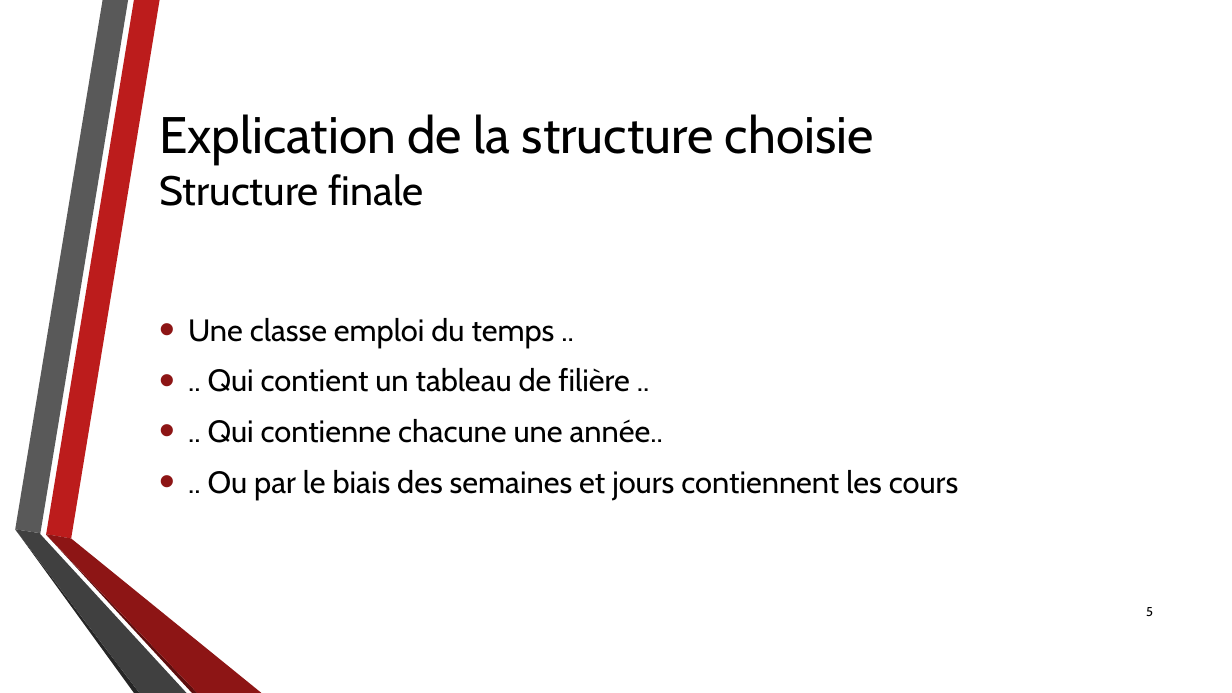
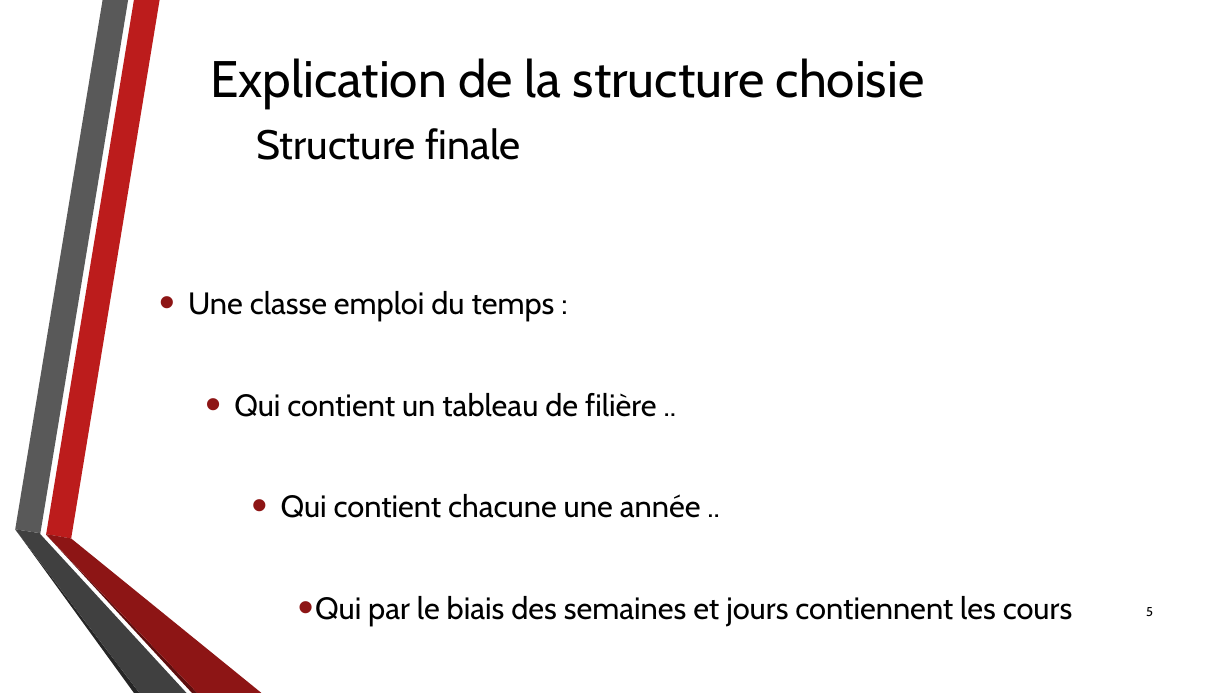
Before and after one commit to DanielLeThug/CalendrierCpp, a slide deck: slide 5 of Divers/PrésentationQDP.pptx. Drawn at 1232x693 pixels with LibreOffice and Linux fonts; fonts in the diff are those of the drawing; background and template pictures are left out. Boxes give left, top, right and bottom in pixels: in the first picture for what was removed or moved away, otherwise in the second. Text is boxed around its words. In the diff, an @@ line names an element or a change of style, - is before the commit and + after.

```diff
--- a/Divers/PrésentationQDP.pptx
+++ b/Divers/PrésentationQDP.pptx
@@ title "Explication de la structure choisie ..." rewrapped from box(159, 114, 874, 206) to box(210, 58, 925, 160) @@
@@ text at box(188, 291, 1073, 626): text changed @@
-• Une classe emploi du temps ..
-• .. Qui contient un tableau de filière ..
-• .. Qui contienne chacune une année..
-• .. Ou par le biais des semaines et jours contiennent les cours
+• Une classe emploi du temps :
+  • Qui contient un tableau de filière ..
+    • Qui contient chacune une année ..
+      • Qui par le biais des semaines et jours contiennent les cours
```
Also in this commit, not shown: 12 other slides changed.
